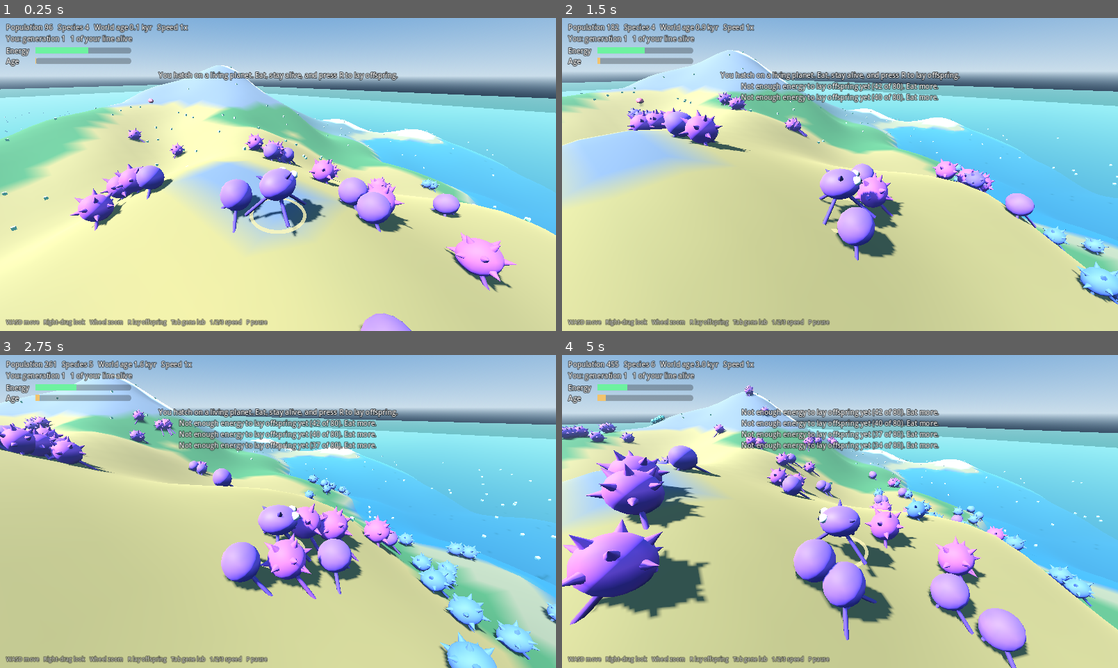
Above: before the commit, frames 1-4 (two rows, left to right).
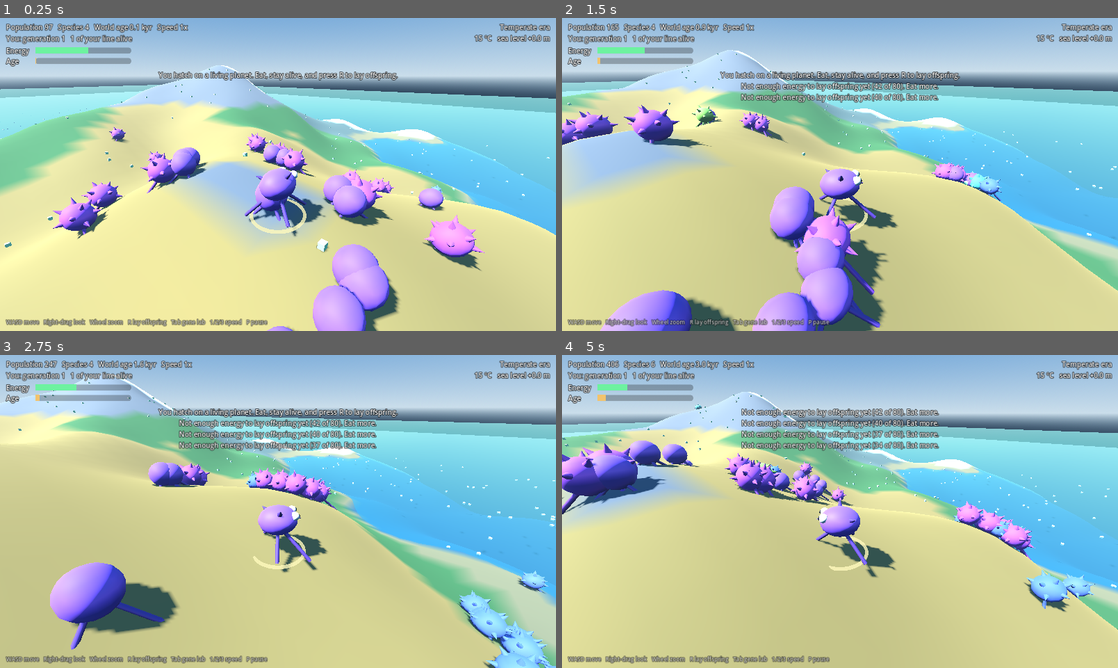
Above: after the commit, the same moments.

Repository: CakeRepository/primordia
Game: Godot game, scene res://scenes/main3d.tscn
Same seed, same stepped clock (60 frames per second), same inputs: the game is played once before the commit and once after it.
Inputs (mouse positions are in pixels of both pictures, inside the frame that each line leads up to):
- Up to frame 1 (0.25 s): no input
- Up to frame 2 (1.5 s): tap R at 0.5, 1.25 s; move the mouse to (962, 158) at 0.52 s; hold Right 0.53-1.25 s; tap Delete at 0.6 s; click (962, 158) at 0.67 s; drag from (728, 190) to (812, 237) at 1.27 s
- Up to frame 3 (2.75 s): tap R at 2 s; move the mouse to (333, 442) at 2.02 s; hold Right from 2.03 s (still down); tap T at 2.1 s
- Up to frame 4 (5 s): release Right at 2.75 s; tap R at 2.75 s; drag from (812, 574) to (673, 464) at 2.77 s; move the mouse to (1006, 558) at 3.52 s; hold Left 3.53-4.25 s; tap C at 3.6 s; drag from (673, 464) to (756, 433) at 4.27 s

The runs differ from the first frame. In frame 1, 13% of the frame differs, in the area x 0-99%, y 1-100%; in frame 2, 16%; in frame 3, 17%; in frame 4, 22%, in the area x 0-100%, y 1-100%.

Commit message:
Make the planet change: climate eras, moving seas, meteors
In 3D worlds (World.dynamic) the planet now evolves as well as its life:
- Climate eras from ice age to hothouse last one to two lifetimes.
  Temperature drifts toward each era's target and the sea level follows
  it (about 2.4 m either way), so land bridges open and drown, snow
  spreads and retreats, and frozen ground grows less food.
- Meteors are sighted before they land (meteor_at + incoming), marked
  by a red column in 3D, kill most life in the blast radius and scorch
  the terrain while it recovers. Solar storms raise mutation rates.
- Creatures stranded by the sea head for habitable ground; predators
  stranded in the wrong biome can walk back out instead of freezing.
- Terrain recolours without rebuilding the mesh; the 3D sea surface,
  sun and fog tint follow the climate.

HUD: era, temperature and sea level; warnings for meteors, drowning
and climate mismatch; compass bearing to incoming meteors; camera
shake on nearby impacts. The top-down view keeps its manual climate
slider (dynamics off); its craters now fade in sim time.

Co-Authored-By: Claude Opus 5.5 <noreply@anthropic.com>

Diff:
--- a/scripts/main3d.gd
+++ b/scripts/main3d.gd
@@ -27,8 +27,10 @@
 var _focus := Vector3.ZERO # what the camera looks at; stays put after your line ends
 var _cam_placed := false
 var _messages: Array = [] # [text, seconds left]
+var _shake := 0.0
 
 var stats_label: Label
+var climate_label: Label
 var vitals_label: Label
 var energy_bar: ProgressBar
 var age_bar: ProgressBar
@@ -54,6 +56,9 @@
 	world.player_died.connect(_on_player_died)
 	world.extinct.connect(_on_extinct)
 	world.charge_tick.connect(func(): charges = mini(MAX_CHARGES, charges + 1))
+	world.planet_event.connect(_say)
+	world.meteor_incoming.connect(_on_meteor_incoming)
+	world.meteor_impact.connect(_on_meteor_impact)
 	_build_hud()
 	_start(Genome.founder(world.rng))
 
@@ -80,6 +85,34 @@
 func _on_extinct() -> void:
 	game_over = true
 	_say("All life on the planet is gone. Press Enter to seed it again.")
+
+
+func _on_meteor_incoming(p: Vector2) -> void:
+	var me := world.player
+	if me == null:
+		_say("A meteor streaks across the sky.")
+		return
+	var d := p - me.pos
+	var metres := d.length() * Planet3D.S
+	if metres < World.METEOR_R * Planet3D.S:
+		_say("A meteor is coming down right on top of you! Get out of the red zone!")
+	else:
+		_say("A meteor is falling %d m to the %s." % [int(metres), _compass(d)])
+
+
+func _on_meteor_impact(p: Vector2, killed: int) -> void:
+	planet.flash(p)
+	var near := world.player != null and world.player.pos.distance_to(p) < World.METEOR_R * 4.0
+	if near:
+		_shake = 1.0
+	if killed > 0:
+		_say("Impact! %d creatures died in the blast." % killed)
+
+
+## Compass direction of a sim-space offset (north is -y, i.e. -Z in 3D).
+static func _compass(d: Vector2) -> String:
+	var names := ["east", "south-east", "south", "south-west", "west", "north-west", "north", "north-east"]
+	return names[posmod(roundi(d.angle() / (TAU / 8.0)), 8)]
 
 
 func _say(text: String) -> void:
@@ -105,6 +138,7 @@
 		model.position = planet.rest_point(p.pos, model.stand)
 		model.animate(p.vel, delta * speed)
 		_focus = model.position
+	planet.update_planet(delta)
 	_update_camera(delta)
 	_update_hud(delta)
 
@@ -136,6 +170,9 @@
 		_cam_placed = true
 	if cam.position.distance_squared_to(target) > 0.0001:
 		cam.look_at(target, Vector3.UP)
+	if _shake > 0.0:
+		cam.position += Vector3(randf_range(-1, 1), randf_range(-1, 1), randf_range(-1, 1)) * _shake * 0.6
+		_shake = maxf(0.0, _shake - delta * 1.5)
 
 
 # ---------------------------------------------------------------- input
@@ -233,6 +270,13 @@
 	layer.add_child(root)
 
 	stats_label = _label(root, Vector2(14, 10))
+	climate_label = Label.new()
+	climate_label.set_anchors_preset(Control.PRESET_TOP_RIGHT)
+	climate_label.grow_horizontal = Control.GROW_DIRECTION_BEGIN
+	climate_label.horizontal_alignment = HORIZONTAL_ALIGNMENT_RIGHT
+	climate_label.offset_right = -14
+	climate_label.offset_top = 10
+	root.add_child(climate_label)
 	vitals_label = _label(root, Vector2(14, 36))
 	energy_bar = _bar(root, Vector2(14, 64), "Energy", Color("6df2a0"))
 	age_bar = _bar(root, Vector2(14, 88), "Age", Color("f2c36d"))
@@ -313,9 +357,30 @@
 	return bar
 
 
+## The most urgent thing the player should know about their surroundings, or "".
+func _warning(p: World.Creature) -> String:
+	if world.player_blocked != "":
+		return world.player_blocked
+	for m in world.incoming:
+		if p.pos.distance_to(m[0]) < World.METEOR_R:
+			return "Meteor incoming! Get out of the red zone!"
+	if world.too_wet(p.g, world.is_wet(p.pos)):
+		return "You are drowning! Get to land." if p.g["aqua"] < 0.35 else "You are drying out! Get to water."
+	var mismatch: float = p.g["temp"] - world.temp_at(p.pos)
+	if mismatch > 0.3:
+		return "It is too cold here for your body."
+	if mismatch < -0.3:
+		return "It is too hot here for your body."
+	return ""
+
+
 func _update_hud(delta: float) -> void:
 	stats_label.text = "Population %d   Species %d   World age %.1f kyr   %s" % [
 		world.creatures.size(), world.species, world.tick / 100.0, "Paused" if speed == 0 else "Speed %dx" % speed]
+	var trend := clampf(world.climate_base + World.ERAS[world.era]["temp"], 0.0, 1.0) - world.temp
+	climate_label.text = "%s%s\n%d °C   sea level %+.1f m" % [
+		World.ERAS[world.era]["name"], "  (cooling)" if trend < -0.02 else ("  (warming)" if trend > 0.02 else ""),
+		roundi(-20.0 + world.temp * 70.0), (world.sea_level - World.SEA) * Planet3D.RELIEF]
 	var p := world.player
 	(energy_bar.get_parent() as Control).visible = p != null
 	(age_bar.get_parent() as Control).visible = p != null
@@ -326,12 +391,9 @@
 		energy_bar.value = p.e
 		age_bar.max_value = World.LIFESPAN
 		age_bar.value = p.age
-		if world.player_blocked != "":
-			prompt_label.text = world.player_blocked
-		elif p.e > need:
+		prompt_label.text = _warning(p)
+		if prompt_label.text == "" and p.e > need:
 			prompt_label.text = "R  lay an offspring"
-		else:
-			prompt_label.text = ""
 	else:
 		vitals_label.text = "Your lineage has ended." if game_over else ""
 		prompt_label.text = "Enter  start a new lineage" if game_over else ""
--- a/scripts/planet3d.gd
+++ b/scripts/planet3d.gd
@@ -14,6 +14,19 @@
 var legs: MultiMesh
 var food_mm: MultiMesh
 var pred_mm: MultiMesh
+
+var _water: MeshInstance3D
+var _sun: DirectionalLight3D
+var _env: Environment
+var _sky_mat: ProceduralSkyMaterial
+var _sun_color := Color(1.0, 0.96, 0.9) # resting colours, tinted by the climate each frame
+var _horizon := Color(0.66, 0.76, 0.84)
+var _terrain_arrays: Array = [] # mesh arrays kept so the climate can recolour without a rebuild
+var _vert_cell := PackedInt32Array()
+var _built_version := -1
+var _meteor_fx: Array = [] # [fireball, warning column] per incoming meteor
+var _flashes: Array = [] # [MeshInstance3D, seconds since impact]
+var _time := 0.0
 
 
 func setup(w: World) -> void:
@@ -36,6 +49,26 @@
 	world.terrain_changed.connect(build_terrain)
 
 
+## Per-frame planet state: sea level, climate tint and meteors.
+func update_planet(delta: float) -> void:
+	_time += delta
+	_water.position.y = water_y()
+	var heat := clampf((world.temp - world.climate_base) / 0.28, -1.0, 1.0)
+	var cold_tint := Color(0.75, 0.86, 1.0)
+	var hot_tint := Color(1.0, 0.8, 0.55)
+	_sun.light_color = _sun_color.lerp(cold_tint, maxf(0.0, -heat) * 0.4).lerp(hot_tint, maxf(0.0, heat) * 0.4)
+	var horizon := _horizon.lerp(cold_tint, maxf(0.0, -heat) * 0.3).lerp(hot_tint, maxf(0.0, heat) * 0.3)
+	_sky_mat.sky_horizon_color = horizon
+	_sky_mat.ground_horizon_color = horizon
+	_env.fog_light_color = horizon
+	_update_meteors(delta)
+
+
+## Height of the sea surface, which rises and falls with the climate.
+func water_y() -> float:
+	return (world.sea_level - World.SEA) * RELIEF
+
+
 func ground_y(p: Vector2) -> float:
 	return (world.elev_at(p) - World.SEA) * RELIEF
 
@@ -44,7 +77,8 @@
 ## or floating at the surface when the ground there is under water.
 func rest_point(p: Vector2, lift: float) -> Vector3:
 	var y := ground_y(p)
-	return Vector3(p.x * S, y + lift if y > 0.0 else 0.0, p.y * S)
+	var w := water_y()
+	return Vector3(p.x * S, y + lift if y > w else w, p.y * S)
 
 
 static func body_color(g: Dictionary) -> Color:
@@ -66,7 +100,13 @@
 
 # ---------------------------------------------------------------- terrain
 
+## Called whenever the world repaints: a full rebuild for new ground, otherwise only the
+## vertex colours change (climate, sea level, craters).
 func build_terrain() -> void:
+	if world.terrain_version == _built_version:
+		_recolor_terrain()
+		return
+	_built_version = world.terrain_version
 	var st := SurfaceTool.new()
 	st.begin(Mesh.PRIMITIVE_TRIANGLES)
 	for j in World.GH:
@@ -84,12 +124,33 @@
 			st.add_index(k + World.GW + 1)
 			st.add_index(k + World.GW)
 	st.generate_normals()
-	terrain.mesh = st.commit()
+	var mesh := st.commit()
+	terrain.mesh = mesh
+	_terrain_arrays = mesh.surface_get_arrays(0)
+	# Map each vertex back to its cell from its position, whatever order SurfaceTool kept.
+	var verts: PackedVector3Array = _terrain_arrays[Mesh.ARRAY_VERTEX]
+	_vert_cell.resize(verts.size())
+	for v in verts.size():
+		var i := clampi(int(verts[v].x / (World.CS * S)), 0, World.GW - 1)
+		var j := clampi(int(verts[v].z / (World.CS * S)), 0, World.GH - 1)
+		_vert_cell[v] = j * World.GW + i
+
+
+func _recolor_terrain() -> void:
+	var colors := PackedColorArray()
+	colors.resize(_vert_cell.size())
+	for v in _vert_cell.size():
+		colors[v] = world.terrain_color(_vert_cell[v])
+	_terrain_arrays[Mesh.ARRAY_COLOR] = colors
+	var mesh := ArrayMesh.new()
+	mesh.add_surface_from_arrays(Mesh.PRIMITIVE_TRIANGLES, _terrain_arrays)
+	terrain.mesh = mesh
 
 
 func _build_water() -> void:
 	var size := Vector2(World.WW, World.WH) * S
 	var water := MeshInstance3D.new()
+	_water = water
 	var plane := PlaneMesh.new()
 	plane.size = size * 4.0 # runs out to the horizon
 	water.mesh = plane
@@ -111,6 +172,7 @@
 
 func _build_environment() -> void:
 	var sky_mat := ProceduralSkyMaterial.new()
+	_sky_mat = sky_mat
 	sky_mat.sky_top_color = Color(0.2, 0.4, 0.68)
 	sky_mat.sky_horizon_color = Color(0.66, 0.76, 0.84)
 	sky_mat.ground_horizon_color = Color(0.66, 0.76, 0.84)
@@ -118,6 +180,7 @@
 	var sky := Sky.new()
 	sky.sky_material = sky_mat
 	var env := Environment.new()
+	_env = env
 	env.background_mode = Environment.BG_SKY
 	env.sky = sky
 	env.ambient_light_source = Environment.AMBIENT_SOURCE_SKY
@@ -130,6 +193,7 @@
 	we.environment = env
 	add_child(we)
 	var sun := DirectionalLight3D.new()
+	_sun = sun
 	sun.rotation_degrees = Vector3(-52, -35, 0)
 	sun.light_energy = 1.1
 	sun.shadow_enabled = true
@@ -194,6 +258,69 @@
 	pred_mm.visible_instance_count = np
 
 
+# ---------------------------------------------------------------- meteors
+
+## A falling fireball and a red column marking where it will land, per incoming meteor.
+func _update_meteors(delta: float) -> void:
+	while _meteor_fx.size() < world.incoming.size():
+		var ball := MeshInstance3D.new()
+		ball.mesh = sphere_mesh(2.2)
+		ball.material_override = _glow(Color(1.0, 0.62, 0.25), 1.0)
+		add_child(ball)
+		var column := MeshInstance3D.new()
+		column.mesh = cylinder_mesh(World.METEOR_R * S, World.METEOR_R * S, 90.0)
+		column.material_override = _glow(Color(1.0, 0.12, 0.08), 0.25)
+		add_child(column)
+		_meteor_fx.append([ball, column])
+	for i in _meteor_fx.size():
+		var fx: Array = _meteor_fx[i]
+		var on := i < world.incoming.size()
+		fx[0].visible = on
+		fx[1].visible = on
+		if not on:
+			continue
+		var p: Vector2 = world.incoming[i][0]
+		var left: float = world.incoming[i][1]
+		var ground := rest_point(p, 0.0)
+		# each meteor comes in at a slant from its own direction (derived from where it lands)
+		var a := fposmod(p.x * 0.37 + p.y * 0.11, TAU)
+		var h := left * 0.55
+		fx[0].position = ground + Vector3.UP * h + Vector3(cos(a), 0.0, sin(a)) * h * 0.8
+		fx[1].position = ground + Vector3.UP * 44.0
+		fx[1].material_override.albedo_color.a = 0.22 + 0.1 * sin(_time * 8.0)
+	for i in range(_flashes.size() - 1, -1, -1):
+		var f: Array = _flashes[i]
+		f[1] += delta
+		var t: float = f[1] / 1.4
+		if t >= 1.0:
+			f[0].queue_free()
+			_flashes.remove_at(i)
+			continue
+		f[0].scale = Vector3.ONE * (1.0 + t * World.METEOR_R * S * 1.1)
+		f[0].material_override.albedo_color.a = 0.6 * (1.0 - t) * (1.0 - t)
+
+
+## The blast when a meteor lands at p.
+func flash(p: Vector2) -> void:
+	var mi := MeshInstance3D.new()
+	mi.mesh = sphere_mesh(1.0)
+	mi.material_override = _glow(Color(1.0, 0.75, 0.45), 0.6)
+	mi.position = rest_point(p, 0.0)
+	add_child(mi)
+	_flashes.append([mi, 0.0])
+
+
+static func _glow(c: Color, alpha: float) -> StandardMaterial3D:
+	var m := StandardMaterial3D.new()
+	m.shading_mode = BaseMaterial3D.SHADING_MODE_UNSHADED
+	m.disable_fog = true # warnings and fireballs must read at any distance
+	m.albedo_color = Color(c, alpha)
+	if alpha < 1.0:
+		m.transparency = BaseMaterial3D.TRANSPARENCY_ALPHA
+		m.cull_mode = BaseMaterial3D.CULL_DISABLED
+	return m
+
+
 # ---------------------------------------------------------------- meshes
 
 func _multimesh(mesh: Mesh, count: int) -> MultiMesh:
--- a/scripts/test_main3d.gd
+++ b/scripts/test_main3d.gd
@@ -64,5 +64,15 @@
 	m._key(_k(KEY_ENTER))
 	ok = ok and w.player != null and not m.game_over
 	await process_frame
+
+	# a warming climate raises the 3D sea; a meteor aimed at the player is announced and lands
+	w.temp = 0.8
+	w.meteor_at(w.player.pos, 20)
+	ok = ok and m._messages.any(func(msg): return "red zone" in msg[0])
+	for _i in 30:
+		await process_frame
+	print("sea surface at %.2f m, %d flashes, %d craters" % [m.planet.water_y(), m.planet._flashes.size(), w.craters.size()])
+	ok = ok and m.planet.water_y() > 0.5 and m.planet._water.position.y > 0.5
+	ok = ok and m.planet._flashes.size() > 0 and w.craters.size() > 0
 	print("PASS" if ok else "FAIL")
 	quit(0 if ok else 1)
--- a/scripts/test_sim.gd
+++ b/scripts/test_sim.gd
@@ -16,5 +16,33 @@
 	w.creatures.clear()
 	w.step()
 	ok = ok and not w.running and w.species == 0
+
+	# A living planet: an ice age cools it and drops the sea, exposing land.
+	var lp := World.new()
+	root.add_child(lp)
+	await process_frame
+	lp.populate(Genome.founder(lp.rng))
+	var land0 := lp.land_frac
+	var events := []
+	lp.planet_event.connect(func(t): events.append(t))
+	lp.set_era(0)
+	for i in 2500:
+		lp.step()
+	print("ice age: temp %.2f, sea %+.3f, land %.2f -> %.2f, pop %d" % [
+		lp.temp, lp.sea_level - World.SEA, land0, lp.land_frac, lp.creatures.size()])
+	ok = ok and lp.temp < 0.35 and lp.sea_level < World.SEA - 0.02 and lp.land_frac > land0 and events.size() > 0
+	# A meteor lands where it was sighted, after its warning time.
+	var target: Vector2 = lp.creatures[0].pos
+	var near_of := func(): return lp.creatures.filter(func(c): return c.pos.distance_to(target) < World.METEOR_R * 0.5).size()
+	var near_before: int = near_of.call()
+	var craters0 := lp.craters.size()
+	lp.meteor_at(target, 10)
+	for i in 9:
+		lp.step()
+	ok = ok and lp.craters.size() == craters0
+	lp.step()
+	var near_after: int = near_of.call()
+	print("meteor: %d creatures near the impact before, %d after" % [near_before, near_after])
+	ok = ok and lp.craters.size() == craters0 + 1 and near_after * 2 <= near_before + 1
 	print("PASS" if ok else "FAIL")
 	quit(0 if ok else 1)
--- a/scripts/world.gd
+++ b/scripts/world.gd
@@ -7,12 +7,24 @@
 const GW := 120
 const GH := 75
 const CS := 20.0
-const SEA := 0.46
+const SEA := 0.46 # reference sea level; in dynamic worlds the real one (sea_level) moves with the climate
+const SEA_SWING := 0.25 # sea-level change per unit of temperature away from the planet's baseline
 const FC := 60.0
 const FW := 40
 const FH := 25
 const MAX_POP := 600
 const LIFESPAN := 3500 # ticks
+const METEOR_R := 240.0
+const METEOR_WARN := 240 # ticks between a meteor being sighted and its impact
+const CRATER_LIFE := 1200 # ticks for scorched ground to recover
+const SCORCH := Color(0.12, 0.09, 0.08)
+const ERAS := [
+	{"name": "Ice age", "temp": -0.28},
+	{"name": "Cold era", "temp": -0.14},
+	{"name": "Temperate era", "temp": 0.0},
+	{"name": "Warm era", "temp": 0.14},
+	{"name": "Hothouse", "temp": 0.28},
+]
 
 class Creature:
 	var pos := Vector2.ZERO
@@ -47,6 +59,7 @@
 var base_t := PackedFloat32Array()
 var terrain_tex: ImageTexture
 var land_frac := 0.5
+var terrain_version := 0 # bumped whenever the ground itself is regenerated
 
 var creatures: Array[Creature] = []
 var foods: Array[Food] = []
@@ -70,6 +83,17 @@
 var species := 0
 var history: Array = []
 
+# Planet dynamics (3D worlds): climate eras move temperature and sea level, and natural
+# disasters strike. Off in the top-down view, where the player sets the climate by hand.
+var dynamic := false
+var climate_base := 0.5 # the planet's resting temperature
+var era := 2
+var era_left := 0 # ticks until the next era
+var sea_level := SEA
+var incoming: Array = [] # [Vector2 pos, ticks left]: meteors on their way down
+var _painted_temp := -1.0
+var _painted_craters := 0
+
 # Player creature (3D mode). It lives by the same rules as everything else, but moves by input
 # and only reproduces when the player asks.
 var player: Creature = null
@@ -80,6 +104,9 @@
 signal charge_tick
 signal terrain_changed
 signal player_died(old: Creature, heir: Creature) # heir is null when the lineage has ended
+signal planet_event(text: String)
+signal meteor_incoming(pos: Vector2)
+signal meteor_impact(pos: Vector2, killed: int)
 
 
 func _ready() -> void:
@@ -93,6 +120,7 @@
 # ---------------------------------------------------------------- terrain
 
 func gen_world() -> void:
+	terrain_version += 1
 	var n0 := FastNoiseLite.new()
 	n0.seed = rng.randi()
 	n0.frequency = 0.012
@@ -104,7 +132,6 @@
 	elev.resize(GW * GH)
 	moist.resize(GW * GH)
 	base_t.resize(GW * GH)
-	var land := 0
 	for j in GH:
 		for i in GW:
 			var k := j * GW + i
@@ -116,9 +143,7 @@
 			elev[k] = e - edge * 0.28
 			moist[k] = clampf((n1.get_noise_2d(i, j) + 1.0) * 0.5, 0.0, 1.0)
 			base_t[k] = clampf(0.12 + 0.78 * (1.0 - absf(v - 0.5) * 2.0) - maxf(0.0, elev[k] - SEA) * 0.5, 0.0, 1.0)
-			if elev[k] >= SEA:
-				land += 1
-	land_frac = clampf(float(land) / (GW * GH), 0.15, 0.85)
+	_measure_land()
 	paint_terrain()
 
 
@@ -133,16 +158,29 @@
 	terrain_changed.emit()
 
 
-## Biome colour of cell k under the current climate (ocean, coast, snow, forest, desert...).
+## Colour of cell k under the current climate and sea level, with meteor scorch on top.
 func terrain_color(k: int) -> Color:
+	var c := _biome_color(k)
+	if craters.is_empty():
+		return c
+	var at := Vector2((k % GW + 0.5) * CS, (k / GW + 0.5) * CS)
+	for cr in craters:
+		var d: float = at.distance_to(cr[0])
+		if d < cr[1]:
+			c = c.lerp(SCORCH, cr[2] * 0.8 * (1.0 - 0.5 * d / cr[1]))
+	return c
+
+
+## Biome colour of cell k: ocean, coast, snow, forest, desert...
+func _biome_color(k: int) -> Color:
 	var e := elev[k]
 	var m := moist[k]
 	var tl := clampf(base_t[k] + temp - 0.5, 0.0, 1.0)
-	if e < SEA:
-		var d := clampf((SEA - e) / 0.25, 0.0, 1.0)
+	if e < sea_level:
+		var d := clampf((sea_level - e) / 0.25, 0.0, 1.0)
 		var c := Color8(int(22 - d * 14), int(82 - d * 44), int(108 - d * 38))
 		return c.lerp(Color8(200, 215, 220), 0.35) if tl < 0.12 else c
-	if e < SEA + 0.025:
+	if e < sea_level + 0.025:
 		return Color8(120, 112, 80)
 	if e > 0.78:
 		return Color8(200, 210, 214) if tl < 0.35 else Color8(95, 100, 104)
@@ -176,7 +214,15 @@
 
 
 func is_wet(p: Vector2) -> bool:
-	return elev[cell_of(p)] < SEA
+	return elev[cell_of(p)] < sea_level
+
+
+func _measure_land() -> void:
+	var land := 0
+	for e in elev:
+		if e >= sea_level:
+			land += 1
+	land_frac = clampf(float(land) / (GW * GH), 0.15, 0.85)
 
 
 func temp_at(p: Vector2) -> float:
@@ -216,6 +262,10 @@
 	species = 0
 	selected = null
 	player = null
+	incoming.clear()
+	craters.clear()
+	dynamic = false
+	sea_level = SEA
 
 
 func release(dna: String) -> void:
@@ -239,6 +289,12 @@
 	player.lineage = true
 	for _i in per_species - 1:
 		spawn(player_dna, near_land(player.pos, 60.0))
+	dynamic = true
+	era = 2
+	era_left = rng.randi_range(2000, 4000)
+	temp = climate_base
+	sea_level = SEA
+	_reshape_coasts()
 	for _i in 300:
 		_grow_food()
 	_count_species()
@@ -261,17 +317,29 @@
 
 
 func meteor() -> void:
-	var p := Vector2(rng.randf() * WW, rng.randf() * WH)
-	var r := 240.0
-	craters.append([p, r, 1.0])
+	_impact(Vector2(rng.randf() * WW, rng.randf() * WH))
+
+
+## A meteor is sighted now and lands at p after `warn` ticks.
+func meteor_at(p: Vector2, warn := METEOR_WARN) -> void:
+	incoming.append([p, warn])
+	meteor_incoming.emit(p)
+
+
+func _impact(p: Vector2) -> void:
+	craters.append([p, METEOR_R, 1.0])
+	var killed := 0
 	for c in creatures:
-		if c.pos.distance_to(p) <= r and rng.randf() >= 0.08:
+		if not c.dead and c.pos.distance_to(p) <= METEOR_R and rng.randf() >= 0.08:
 			c.dead = true
 			c.cause = "were hit by a meteor"
+			killed += 1
 	creatures = creatures.filter(func(c: Creature): return not c.dead)
-	foods = foods.filter(func(f: Food): return f.pos.distance_to(p) > r)
-	if selected != null and not creatures.has(selected):
+	foods = foods.filter(func(f: Food): return f.pos.distance_to(p) > METEOR_R)
+	if selected != null and selected.dead:
 		selected = null
+	_reshape_coasts()
+	meteor_impact.emit(p, killed)
 
 
 ## Fresh terrain under the current population. Predators are respawned so none are left
@@ -329,6 +397,9 @@
 	tick += 1
 	if tick % 500 == 0:
 		charge_tick.emit()
+	if dynamic:
+		_update_planet()
+	_advance_meteors()
 	_grow_food()
 	var want_p := roundi(pred * 8.0)
 	while preds.size() < want_p:
@@ -367,6 +438,8 @@
 		var old := player
 		player = _heir(old)
 		player_died.emit(old, player)
+	if tick % 120 == 0 and (absf(temp - _painted_temp) > 0.01 or craters.size() + _painted_craters > 0):
+		_reshape_coasts()
 	if tick % 25 == 0:
 		_sample()
 	if tick % 60 == 0:
@@ -377,13 +450,71 @@
 		extinct.emit()
 
 
+# ---------------------------------------------------------------- planet dynamics
+
+func _update_planet() -> void:
+	era_left -= 1
+	if era_left <= 0:
+		_next_era()
+	var target := clampf(climate_base + ERAS[era]["temp"], 0.0, 1.0)
+	temp += (target - temp) * 0.0008
+	sea_level = SEA + (temp - climate_base) * SEA_SWING
+	if rng.randf() < 1.0 / 9000.0:
+		meteor_at(Vector2(rng.randf() * WW, rng.randf() * WH))
+	if mut_boost == 0 and rng.randf() < 1.0 / 15000.0:
+		storm()
+		planet_event.emit("A solar storm floods the planet with radiation. Mutation rates soar for a while.")
+
+
+## Eras drift one or two steps colder or warmer and last one to two lifetimes.
+func _next_era() -> void:
+	var old := era
+	var jump := 1 if rng.randf() < 0.75 else 2
+	var dir := 1 if rng.randf() < 0.5 else -1
+	if old + dir * jump < 0 or old + dir * jump >= ERAS.size():
+		dir = -dir
+	set_era(clampi(old + dir * jump, 0, ERAS.size() - 1))
+
+
+func set_era(i: int) -> void:
+	var warmer := i > era
+	era = i
+	era_left = rng.randi_range(3000, 6000)
+	planet_event.emit("%s begins. The climate is %s and the seas are %s." % [
+		ERAS[era]["name"], "warming" if warmer else "cooling", "rising" if warmer else "falling"])
+
+
+func _advance_meteors() -> void:
+	for i in range(incoming.size() - 1, -1, -1):
+		incoming[i][1] -= 1
+		if incoming[i][1] <= 0:
+			var p: Vector2 = incoming[i][0]
+			incoming.remove_at(i)
+			_impact(p)
+	for i in range(craters.size() - 1, -1, -1):
+		craters[i][2] -= 1.0 / CRATER_LIFE
+		if craters[i][2] <= 0.0:
+			craters.remove_at(i)
+
+
+## The climate or the ground changed: recolour the terrain, re-measure the land and clear food
+## the sea has swallowed or left high and dry.
+func _reshape_coasts() -> void:
+	_painted_temp = temp
+	_painted_craters = craters.size()
+	_measure_land()
+	foods = foods.filter(func(f: Food): return is_wet(f.pos) == f.aq)
+	paint_terrain()
+
+
 func _grow_food() -> void:
 	var cap := 300.0 + food * 1100.0
 	for _n in 4:
 		var p := Vector2(rng.randf() * WW, rng.randf() * WH)
 		var k := cell_of(p)
-		var wet := elev[k] < SEA
-		var fert := 0.5 if wet else 0.2 + moist[k] * 0.9
+		var wet := elev[k] < sea_level
+		# frozen ground grows little
+		var fert := 0.5 if wet else (0.2 + moist[k] * 0.9) * clampf((base_t[k] + temp - 0.6) * 4.0, 0.05, 1.0)
 		var limit := cap * ((1.0 - land_frac) if wet else land_frac)
 		if (n_sea if wet else n_land) >= limit:
 			continue
@@ -493,8 +624,12 @@
 				fleeing = true
 		if c.block > 0:
 			c.block -= 1
+		var stranded := too_wet(g, is_wet(c.pos))
 		if fleeing:
 			target = c.pos + flee
+			has_target = true
+		elif stranded and _escape_dir(c, g, sense) != Vector2.ZERO:
+			target = c.pos + _escape_dir(c, g, sense) * sense
 			has_target = true
 		elif c.block == 0:
 			best = sense * sense
@@ -577,6 +712,16 @@
 		born.append(_offspring(c, c.dna, rate))
 
 
+## A heading toward habitable ground within reach, for a creature stranded by the sea.
+func _escape_dir(c: Creature, g: Dictionary, reach: float) -> Vector2:
+	for i in 8:
+		var d := Vector2.from_angle(c.wa + i * TAU / 8.0)
+		for s in [0.5, 1.0]:
+			if not too_wet(g, is_wet(c.pos + d * reach * s)):
+				return d
+	return Vector2.ZERO
+
+
 func _step_predator(p: Predator) -> void:
 	if p.stun > 0:
 		p.stun -= 1
@@ -605,7 +750,8 @@
 		dir = Vector2.from_angle(p.wa) * 0.5
 	p.vel += (dir * 1.7 - p.vel) * 0.1
 	var nxt := p.pos + p.vel * 8.0
-	if nxt.x < 0 or nxt.y < 0 or nxt.x > WW or nxt.y > WH or is_wet(nxt) != p.aq:
+	# Only refuse to leave its own biome, so one stranded by the sea can walk back out.
+	if nxt.x < 0 or nxt.y < 0 or nxt.x > WW or nxt.y > WH or (is_wet(nxt) != p.aq and is_wet(p.pos) == p.aq):
 		p.vel *= -0.5
 		p.wa += PI * (0.5 + rng.randf() * 0.5)
 	else:
@@ -668,12 +814,8 @@
 
 func _draw() -> void:
 	draw_texture_rect(terrain_tex, Rect2(0, 0, WW, WH), false)
-	for i in range(craters.size() - 1, -1, -1):
-		var k = craters[i]
+	for k in craters:
 		draw_circle(k[0], k[1], Color(1, 0.36, 0.45, k[2] * 0.35))
-		k[2] -= 0.01
-		if k[2] <= 0.0:
-			craters.remove_at(i)
 	var view := _view_rect()
 	for f in foods:
 		if view.has_point(f.pos):
Not shown, changed: README.md
